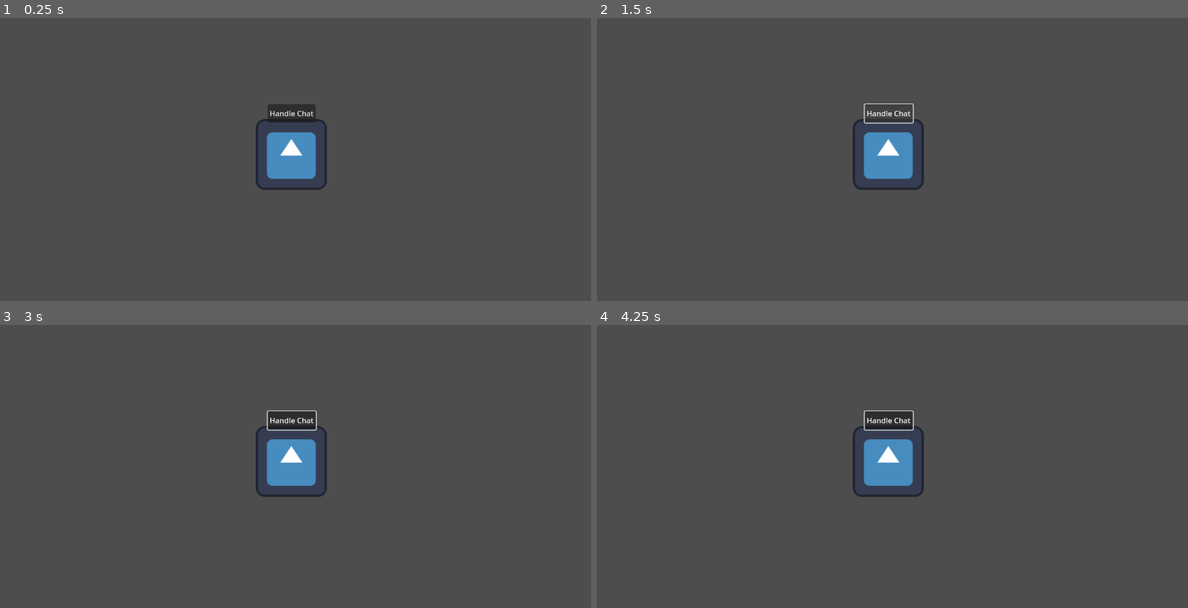
Above: before the commit, frames 1-4 (two rows, left to right).
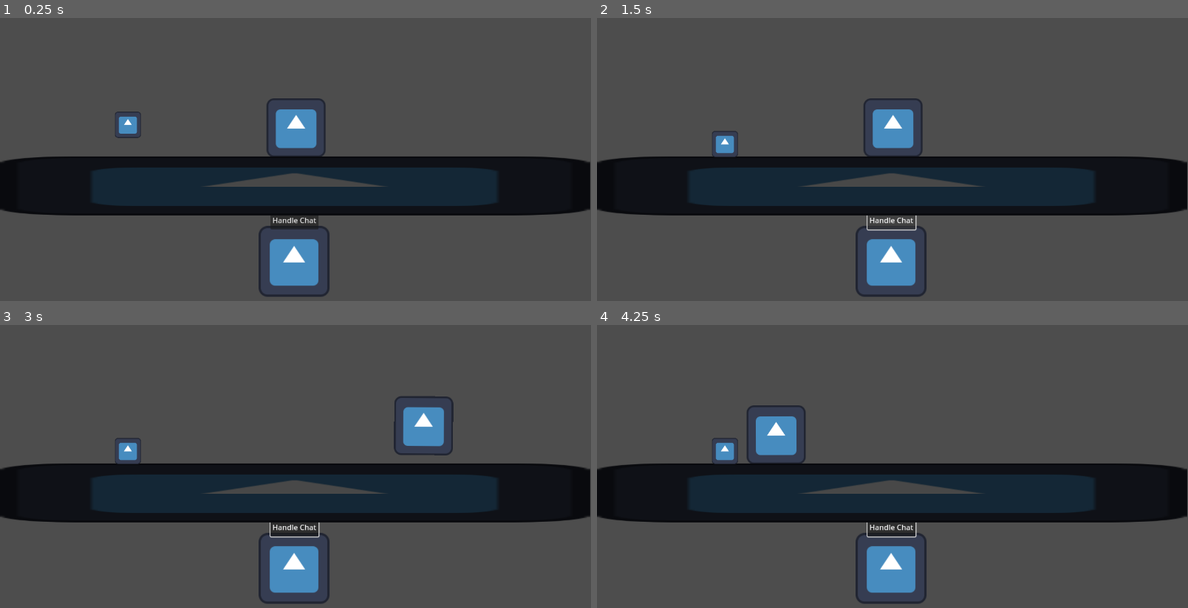
Above: after the commit, the same moments.

Repository: MetRiko/NeuroJam2023
Game: Godot game, scene res://src/Root.tscn
Same seed, same stepped clock (60 frames per second), same inputs: the game is played once before the commit and once after it. The engine's default icon, where the game draws it, is replaced by a stand-in: a white triangle on a blue panel in a dark square.
Inputs (mouse positions are in pixels of both pictures, inside the frame that each line leads up to):
- Up to frame 1 (0.25 s): no input
- Up to frame 2 (1.5 s): click "Handle Chat" at 0.5 s; click "Handle Chat" at 1.25 s
- Up to frame 3 (3 s): click "Handle Chat" at 2 s; tap Enter at 2.75 s; move the mouse to (425, 426) at 2.77 s; click (425, 426) at 2.85 s
- Up to frame 4 (4.25 s): tap Space at 3.5 s; move the mouse to (774, 458) at 3.52 s; click (774, 458) at 3.6 s

The runs differ from the first frame. In frame 1, 24% of the frame differs, in the area x 0-100%, y 28-99%; in frame 2, 23%; in frame 3, 25%, in the area x 0-100%, y 25-99%; in frame 4, 25%.

Commit message:
Start work on player controller

Diff:
--- a/project.godot
+++ b/project.godot
@@ -28,6 +28,20 @@
 
 naming/scene_name_casing=1
 
+[input]
+
+Interact={
+"deadzone": 0.5,
+"events": [Object(InputEventMouseButton,"resource_local_to_scene":false,"resource_name":"","device":-1,"window_id":0,"alt_pressed":false,"shift_pressed":false,"ctrl_pressed":false,"meta_pressed":false,"button_mask":1,"position":Vector2(432, 22),"global_position":Vector2(436, 63),"factor":1.0,"button_index":1,"canceled":false,"pressed":true,"double_click":false,"script":null)
+]
+}
+
+[layer_names]
+
+2d_physics/layer_1="Player"
+2d_physics/layer_2="Walls"
+2d_physics/layer_3="Interactables"
+
 [rendering]
 
 renderer/rendering_method="gl_compatibility"
--- a/src/World.tscn
+++ b/src/World.tscn
@@ -14,8 +14,6 @@
 
 [node name="NeuroLogic" type="Node" parent="Logic"]
 script = ExtResource("2_jjnbv")
-filter_power = 0.74
-schizo_power = 0.86
 
 [node name="Level" parent="." instance=ExtResource("2_dyt3k")]
 
--- a/src/level/Level.tscn
+++ b/src/level/Level.tscn
@@ -1,9 +1,34 @@
-[gd_scene load_steps=2 format=3 uid="uid://brk8apg1ijq2o"]
+[gd_scene load_steps=6 format=3 uid="uid://brk8apg1ijq2o"]
 
 [ext_resource type="PackedScene" uid="uid://dlw6rh4r7dmdd" path="res://src/machines/core/CoreMachine.tscn" id="1_thdch"]
+[ext_resource type="PackedScene" uid="uid://bvqgtxxht826g" path="res://src/player/Player.tscn" id="2_hgt3e"]
+[ext_resource type="Texture2D" uid="uid://c5hg8mwt8lgdt" path="res://icon.svg" id="3_m2diq"]
+[ext_resource type="PackedScene" uid="uid://cvr3vnscti1gu" path="res://src/objects/Cookie.tscn" id="4_06bml"]
+
+[sub_resource type="RectangleShape2D" id="RectangleShape2D_wsedu"]
+size = Vector2(128, 128)
 
 [node name="Level" type="Node2D"]
 
 [node name="Core Machine" parent="." node_paths=PackedStringArray("chat_queue", "handle_chat_btn") instance=ExtResource("1_thdch")]
+position = Vector2(637, 634)
 chat_queue = NodePath("RightQueue")
 handle_chat_btn = NodePath("Control/HandleChat")
+
+[node name="Player" parent="." instance=ExtResource("2_hgt3e")]
+position = Vector2(629, 286)
+
+[node name="StaticBody2D" type="StaticBody2D" parent="."]
+modulate = Color(0.281187, 0.281187, 0.281187, 1)
+position = Vector2(638, 470)
+scale = Vector2(10, 1)
+collision_layer = 2
+
+[node name="Sprite2D" type="Sprite2D" parent="StaticBody2D"]
+texture = ExtResource("3_m2diq")
+
+[node name="CollisionShape2D" type="CollisionShape2D" parent="StaticBody2D"]
+shape = SubResource("RectangleShape2D_wsedu")
+
+[node name="Cookie" parent="." instance=ExtResource("4_06bml")]
+position = Vector2(277, 309)
--- a/src/logic/NeuroLogic.gd
+++ b/src/logic/NeuroLogic.gd
@@ -3,18 +3,21 @@
 
 
 enum NeuroResponseType { SPEAK, SLEEPY, SINGING, TIMEOUT }
+enum NeuroResponseSpeakType { FILTERED, UNFILTERED, SCHIZO, ANGRY, MEMORIZED, HATE, NEUTRAL, LOVE }
 
 
 class NeuroResponse:
 	var type: NeuroResponseType
+	var speak_type: NeuroResponseSpeakType
 	var content: String
 
-	func _init(type: NeuroResponseType = NeuroResponseType.SPEAK, content: String = ""):
+	func _init(type: NeuroResponseType = NeuroResponseType.SPEAK, speak_type: NeuroResponseSpeakType = NeuroResponseSpeakType.NEUTRAL, content: String = ""):
 		self.type = type
+		self.speak_type = speak_type
 		self.content = content
 
 	func clone() -> NeuroResponse:
-		return NeuroResponse.new(self.type, self.content)
+		return NeuroResponse.new(self.type, self.speak_type, self.content)
 
 
 class WeightedNeuroResponse:
@@ -54,8 +57,8 @@
 var _last_response: NeuroResponse
 
 
-func _get_speak_responses(type: String) -> Array:
-	return _responses["responses"][type].map(func(response): return NeuroResponse.new(NeuroResponseType.SPEAK, response))
+func _get_speak_responses(type: String, speak_type: NeuroResponseSpeakType = NeuroResponseSpeakType.NEUTRAL) -> Array:
+	return _responses["responses"][type].map(func(response): return NeuroResponse.new(NeuroResponseType.SPEAK, speak_type, response))
 
 
 func _make_weighted_responses(responses: Array, weight: int) -> Array:
@@ -87,7 +90,7 @@
 		_:
 			normal_response_type = NORMAL_RESPONSES
 
-	_add_responses(response_pool, _get_speak_responses(normal_response_type), 1)
+	_add_responses(response_pool, _get_speak_responses(normal_response_type, NeuroResponseSpeakType.NEUTRAL), 1)
 
 	_handle_memory_solidification(response_pool)
 
@@ -122,10 +125,10 @@
 	var no_filter_prob = max(0, (0.5 - filter_power) * 2)
 
 	if random < filter_prob:
-		_add_responses(response_pool, _get_speak_responses(HIGH_FILTER_POWER_RESPONSES), clamp(pow(filter_prob, 2) * 1000, 1, 1000))
+		_add_responses(response_pool, _get_speak_responses(HIGH_FILTER_POWER_RESPONSES, NeuroResponseSpeakType.FILTERED), clamp(pow(filter_prob, 2) * 1000, 1, 1000))
 		return true
 	if random < no_filter_prob:
-		_add_responses(response_pool, _get_speak_responses(LOW_FILTER_POWER_RESPONSES), clamp(pow(no_filter_prob, 2) * 100, 1, 100))
+		_add_responses(response_pool, _get_speak_responses(LOW_FILTER_POWER_RESPONSES, NeuroResponseSpeakType.UNFILTERED), clamp(pow(no_filter_prob, 2) * 100, 1, 100))
 
 	return false
 
@@ -135,7 +138,9 @@
 
 	var new_response = response.clone()
 	if new_response.type == NeuroResponseType.SPEAK and random < schizo_power:
-		new_response.content += "@"
+		new_response.speak_type = NeuroResponseSpeakType.SCHIZO
+		for i in range(int(schizo_power * 4)):
+			new_response.content = StringUtils.schizoify(new_response.content)
 
 	return new_response
 
@@ -149,7 +154,7 @@
 func _handle_justice_factor_anger(response_pool: Array) -> void:
 	var random = randf()
 	if random < justice_factor:
-		_add_responses(response_pool, _get_speak_responses(JUSTICE_FACTOR_ANGRY_RESPONSES), clamp(pow(random * 10, 2), 1, 100))
+		_add_responses(response_pool, _get_speak_responses(JUSTICE_FACTOR_ANGRY_RESPONSES, NeuroResponseSpeakType.ANGRY), clamp(pow(random * 10, 2), 1, 100))
 
 
 func _handle_emotional_state(response_pool: Array) -> void:
@@ -158,28 +163,31 @@
 	var hateful_prob = max(0, (0.5 - emotional_state) * 2)
 
 	if random < hateful_prob:
-		_add_responses(response_pool, _get_speak_responses(HATEFUL_RESPONSES), clamp(pow(hateful_prob * 10, 2), 1, 100))
+		_add_responses(response_pool, _get_speak_responses(HATEFUL_RESPONSES, NeuroResponseSpeakType.HATE), clamp(pow(hateful_prob * 10, 2), 1, 100))
 	if random < lovely_prob:
-		_add_responses(response_pool, _get_speak_responses(LOVELY_RESPONSES), clamp(pow(lovely_prob * 10, 2), 1, 100))
+		_add_responses(response_pool, _get_speak_responses(LOVELY_RESPONSES, NeuroResponseSpeakType.LOVE), clamp(pow(lovely_prob * 10, 2), 1, 100))
 
 
 func _handle_memory_solidification(response_pool: Array) -> void:
 	var random = randf()
 	if random < memory_solidification_power and _last_response != null:
 		response_pool.clear()
-		_add_responses(response_pool, [_last_response], clamp(pow(random * 10, 2), 1, 100))
+
+		var response = _last_response.clone()
+		response.speak_type = NeuroResponseSpeakType.MEMORIZED
+		_add_responses(response_pool, [response], clamp(pow(random * 10, 2), 1, 100))
 
 
 func _handle_timeouts(response_pool: Array) -> void:
 	if justice_factor >= timeout_threshold:
 		response_pool.clear()
-		response_pool.append_array(_make_weighted_responses([NeuroResponse.new(NeuroResponseType.TIMEOUT, "")], 100))
+		response_pool.append_array(_make_weighted_responses([NeuroResponse.new(NeuroResponseType.TIMEOUT, NeuroResponseSpeakType.NEUTRAL, "")], 100))
 
 
 func _handle_karaoke(response_pool: Array) -> void:
 	if karaoke_active:
 		response_pool.clear()
-		response_pool.append_array(_make_weighted_responses([NeuroResponse.new(NeuroResponseType.SINGING, "")], 100))
+		response_pool.append_array(_make_weighted_responses([NeuroResponse.new(NeuroResponseType.SINGING, NeuroResponseSpeakType.NEUTRAL, "")], 100))
 
 
 # Called when the node enters the scene tree for the first time.
--- /dev/null
+++ b/src/objects/Cookie.tscn
@@ -0,0 +1,23 @@
+[gd_scene load_steps=5 format=3 uid="uid://cvr3vnscti1gu"]
+
+[ext_resource type="PackedScene" uid="uid://c36fqg4i7v5st" path="res://src/objects/Grabbable.tscn" id="1_r72qe"]
+[ext_resource type="Texture2D" uid="uid://c5hg8mwt8lgdt" path="res://icon.svg" id="2_54xlh"]
+
+[sub_resource type="PhysicsMaterial" id="PhysicsMaterial_q8pdn"]
+bounce = 0.21
+
+[sub_resource type="CircleShape2D" id="CircleShape2D_vn4m0"]
+radius = 12.0
+
+[node name="Cookie" instance=ExtResource("1_r72qe")]
+collision_layer = 4
+collision_mask = 2
+physics_material_override = SubResource("PhysicsMaterial_q8pdn")
+
+[node name="Sprite2D" type="Sprite2D" parent="." index="0"]
+scale = Vector2(0.443124, 0.443124)
+texture = ExtResource("2_54xlh")
+
+[node name="CollisionShape2D" type="CollisionShape2D" parent="." index="1"]
+scale = Vector2(2.24, 2.24)
+shape = SubResource("CircleShape2D_vn4m0")
--- /dev/null
+++ b/src/objects/Grabbable.gd
@@ -0,0 +1,19 @@
+extends RigidBody2D
+class_name Grabbable
+
+
+@export var reset_position_on_grab := true
+
+var reset_state := false
+var _new_position: Vector2
+
+
+func set_new_position(new_pos: Vector2) -> void:
+	_new_position = new_pos
+	reset_state = true
+
+
+func _integrate_forces(state):
+	if reset_state:
+		state.transform.origin = _new_position
+		reset_state = false
--- /dev/null
+++ b/src/objects/Grabbable.tscn
@@ -0,0 +1,6 @@
+[gd_scene load_steps=2 format=3 uid="uid://c36fqg4i7v5st"]
+
+[ext_resource type="Script" path="res://src/objects/Grabbable.gd" id="1_01q7t"]
+
+[node name="Grabbable" type="RigidBody2D"]
+script = ExtResource("1_01q7t")
--- /dev/null
+++ b/src/objects/Interactable.tscn
@@ -0,0 +1,3 @@
+[gd_scene format=3 uid="uid://dlycjt08mf22b"]
+
+[node name="Interactable" type="Node2D"]
--- /dev/null
+++ b/src/player/Player.gd
@@ -0,0 +1,63 @@
+extends CharacterBody2D
+
+
+@export var max_speed: float
+@export var max_distance_to_accel: float
+@export var speed_easing: float = 0.3
+
+@export var rotation_amount: float
+@export var rotation_easing: float = 0.3
+
+@onready var _sprite = $Sprite2D
+@onready var _interaction_joint = $InteractionJoint2D
+@onready var _interaction_area = $InteractionArea2D
+
+
+var _interactables: Array[Grabbable] = []
+var _nearest_interactable: Grabbable
+
+var thing_to_grab: Grabbable = null
+
+
+func _ready():
+	_interaction_area.body_entered.connect(func(body): _interactables.append(body))
+	_interaction_area.body_exited.connect(func(body): _interactables.erase(body))
+
+
+func connect_joint(body: Grabbable) -> void:
+	if body.reset_position_on_grab:
+		body.set_new_position(_interaction_joint.global_position)
+	thing_to_grab = body
+
+
+func disconnect_joint() -> void:
+	_interaction_joint.node_b = ""
+
+
+func _physics_process(delta):
+	var pos_delta := get_global_mouse_position() - position
+	var direction := pos_delta.normalized()
+	var speed = ease(clamp(pos_delta.length() / max_distance_to_accel, 0, 1), speed_easing) * max_speed
+
+	if pos_delta.length_squared() < 1:
+		speed = Vector2.ZERO
+
+	velocity = direction * speed
+	_sprite.rotation_degrees = ease(abs(velocity.x / max_speed), rotation_easing) * rotation_amount * sign(velocity.x)
+
+	move_and_slide()
+
+	if thing_to_grab != null:
+		_interaction_joint.node_b = thing_to_grab.get_path()
+		thing_to_grab = null
+
+	if Input.is_action_just_pressed("Interact") and len(_interactables) > 0:
+		var nearest_interactable = _interactables[0]
+		for interactable in _interactables:
+			if (position - interactable.position).length_squared() < (position - nearest_interactable.position).length_squared():
+				nearest_interactable = interactable
+
+		print(nearest_interactable)
+		connect_joint(nearest_interactable)
+	elif Input.is_action_just_released("Interact"):
+		disconnect_joint()
--- /dev/null
+++ b/src/player/Player.tscn
@@ -0,0 +1,38 @@
+[gd_scene load_steps=5 format=3 uid="uid://bvqgtxxht826g"]
+
+[ext_resource type="Script" path="res://src/player/Player.gd" id="1_ll6yi"]
+[ext_resource type="Texture2D" uid="uid://c5hg8mwt8lgdt" path="res://icon.svg" id="2_g2pik"]
+
+[sub_resource type="CircleShape2D" id="CircleShape2D_8mnmc"]
+radius = 62.0081
+
+[sub_resource type="RectangleShape2D" id="RectangleShape2D_653yr"]
+size = Vector2(154, 152)
+
+[node name="Player" type="CharacterBody2D"]
+collision_mask = 2
+motion_mode = 1
+wall_min_slide_angle = 0.0872665
+script = ExtResource("1_ll6yi")
+max_speed = 3000.0
+max_distance_to_accel = 500.0
+rotation_amount = 45.0
+rotation_easing = 1.5
+
+[node name="Sprite2D" type="Sprite2D" parent="."]
+texture = ExtResource("2_g2pik")
+
+[node name="CollisionShape2D" type="CollisionShape2D" parent="."]
+shape = SubResource("CircleShape2D_8mnmc")
+
+[node name="InteractionJoint2D" type="PinJoint2D" parent="."]
+position = Vector2(0, 64)
+node_a = NodePath("..")
+
+[node name="InteractionArea2D" type="Area2D" parent="."]
+collision_layer = 4
+collision_mask = 4
+
+[node name="CollisionShape2D" type="CollisionShape2D" parent="InteractionArea2D"]
+shape = SubResource("RectangleShape2D_653yr")
+debug_color = Color(0.866846, 0.000555236, 0.858308, 0.42)
--- /dev/null
+++ b/src/utils/StringUtils.gd
@@ -0,0 +1,32 @@
+extends Node
+class_name StringUtils
+
+
+static func schizoify(input_str: String) -> String:
+    var random := randf()
+    var words := input_str.split(" ")
+    var affected_word_idx := randi() % len(words)
+
+    if random < 0.3:
+        # Duplicate a word
+        words.insert(affected_word_idx, words[affected_word_idx])
+    elif random < 0.6:
+        # Capitalize a word
+        words[affected_word_idx] = words[affected_word_idx].to_upper()
+    elif random < 0.8 and len(words) > 1:
+        # Replace a word with another one
+        var other_word_idx = affected_word_idx
+        while other_word_idx == affected_word_idx:
+            other_word_idx = randi() % len(words)
+        words[affected_word_idx] = words[other_word_idx]
+    else:
+        # Duplicate letters within a word
+        var letters = words[affected_word_idx].split("")
+        var new_word := ""
+        for letter in letters:
+            new_word += letter
+            new_word += letter
+
+        words[affected_word_idx] = new_word
+
+    return " ".join(words)
